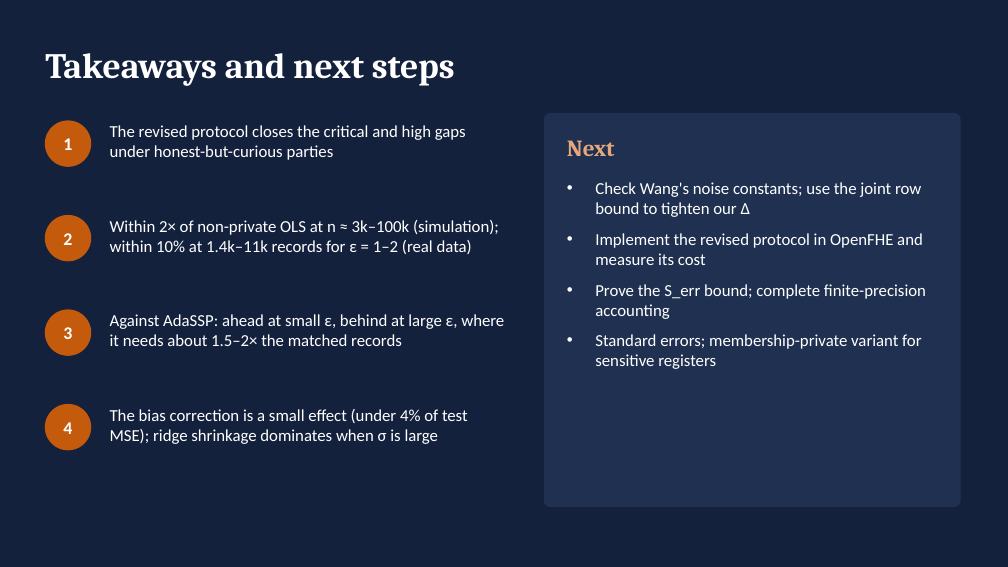
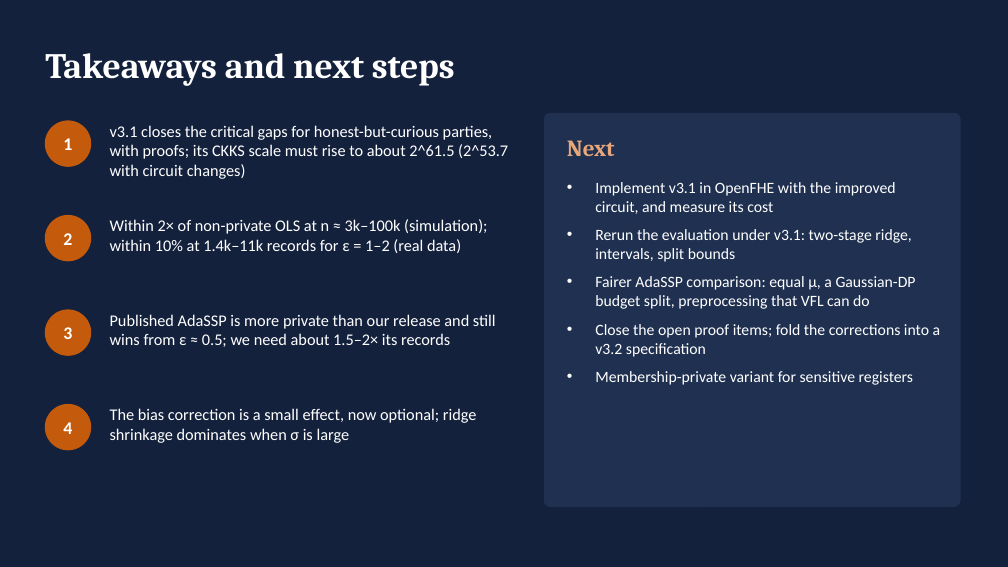
Before and after one commit to shukabh/VerticalFederatedRegression, a slide deck: slide 38 of slides/vfl_scenarioB_deck.pptx (slide 33 before the commit). Drawn at 1008x567 pixels with LibreOffice and Linux fonts; fonts in the diff are those of the drawing. Boxes give left, top, right and bottom in pixels: in the first picture for what was removed or moved away, otherwise in the second. Text is boxed around its words. In the diff, an @@ line names an element or a change of style, - is before the commit and + after.

```diff
--- a/slides/vfl_scenarioB_deck.pptx
+++ b/slides/vfl_scenarioB_deck.pptx
@@ text at [110, 125, 508, 179]: text changed; size 16 to 15.5 pt @@
-The revised protocol closes the critical and high gaps under honest-but-curious parties
+v3.1 closes the critical gaps for honest-but-curious parties, with proofs; its CKKS scale must rise to about 2^61.5 (2^53.7 with circuit changes)
@@ text at [595, 182, 941, 385]: text changed; size 16 to 15 pt @@
-• Check Wang's noise constants; use the joint row bound to tighten our Δ
-• Implement the revised protocol in OpenFHE and measure its cost
-• Prove the S_err bound; complete finite-precision accounting
-• Standard errors; membership-private variant for sensitive registers
+• Implement v3.1 in OpenFHE with the improved circuit, and measure its cost
+• Rerun the evaluation under v3.1: two-stage ridge, intervals, split bounds
+• Fairer AdaSSP comparison: equal μ, a Gaussian-DP budget split, preprocessing that VFL can do
+• Close the open proof items; fold the corrections into a v3.2 specification
+• Membership-private variant for sensitive registers
@@ text "Within 2× of non-private OLS ..." at [110, 219, 487, 253]: size 16 to 15.5 pt @@
@@ text at [110, 314, 496, 347]: text changed; size 16 to 15.5 pt @@
-Against AdaSSP: ahead at small ε, behind at large ε, where it needs about 1.5–2× the matched records
+Published AdaSSP is more private than our release and still wins from ε ≈ 0.5; we need about 1.5–2× its records
@@ text at [110, 408, 477, 443]: text changed; size 16 to 15.5 pt @@
-The bias correction is a small effect (under 4% of test MSE); ridge shrinkage dominates when σ is large
+The bias correction is a small effect, now optional; ridge shrinkage dominates when σ is large
```
Also in this commit, not shown: 20 other slides changed, 5 slides added, 3 other files.
